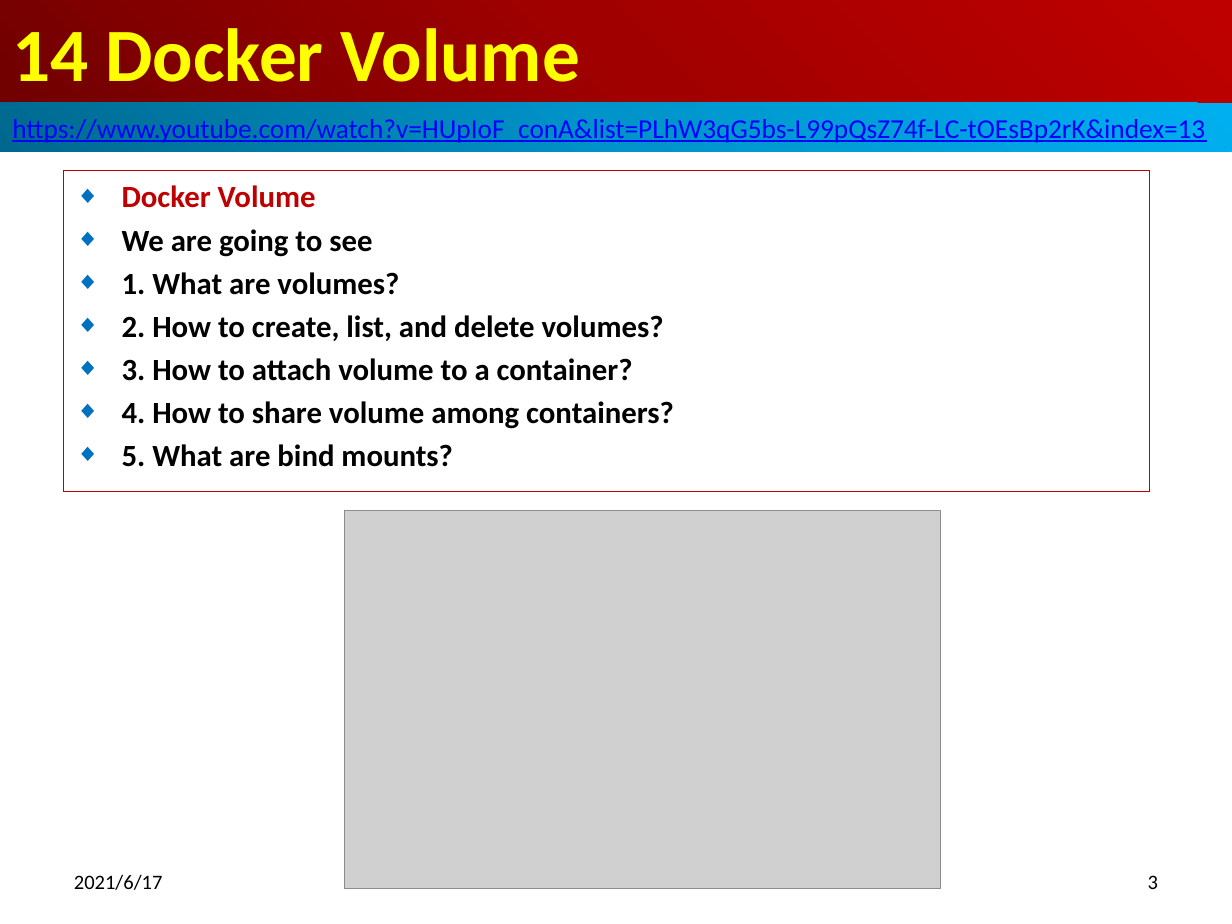
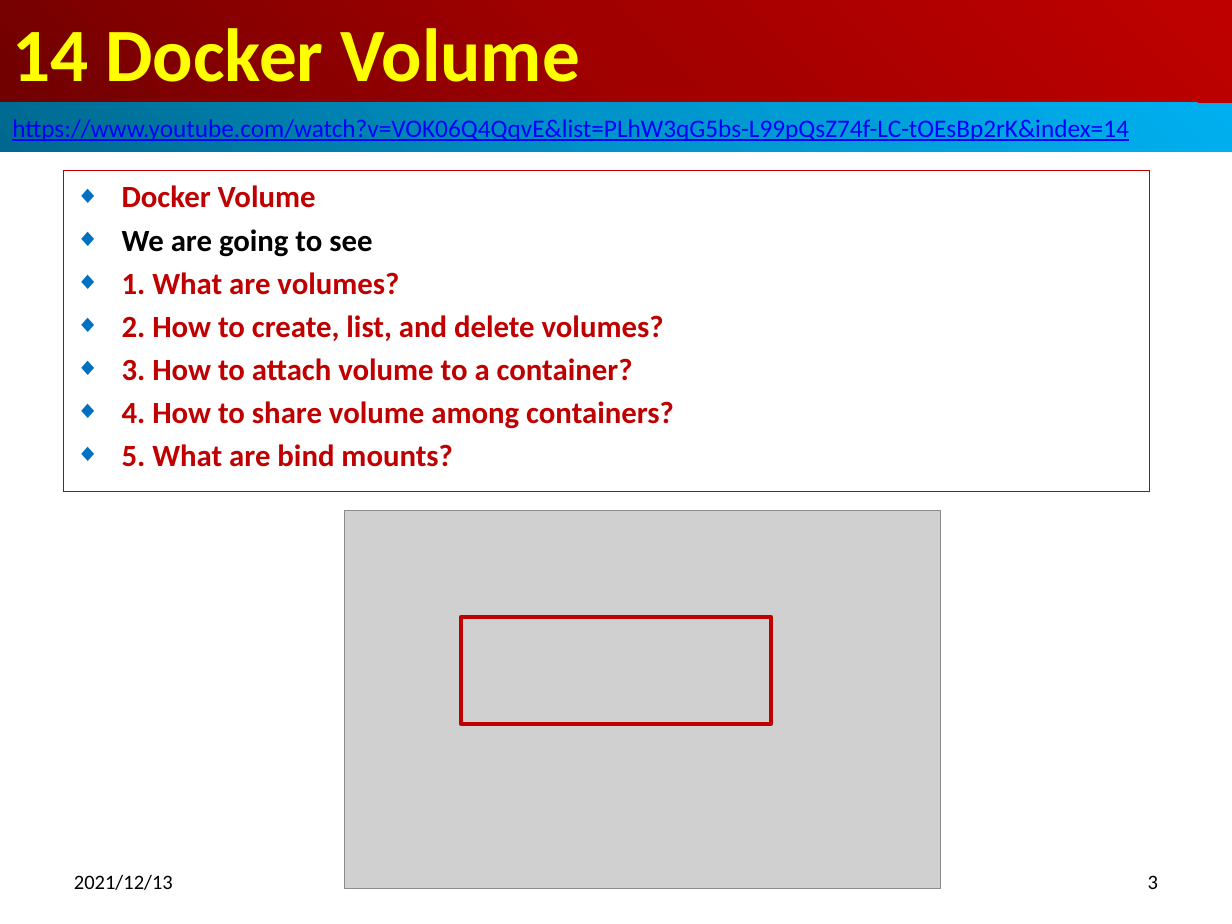
Before and after one commit to peterhchen/800-Docker, a slide deck: slide 3 of 14_DockerVolume.pptx. Drawn at 1232x924 pixels with LibreOffice and Linux fonts; fonts in the diff are those of the drawing; grey boxes stand for pictures. Boxes give left, top, right and bottom in pixels: in the first picture for what was removed or moved away, otherwise in the second. Text is boxed around its words. In the diff, an @@ line names an element or a change of style, - is before the commit and + after.

```diff
--- a/14_DockerVolume.pptx
+++ b/14_DockerVolume.pptx
@@ text in rectangle at [12,116,1129,143]: text changed; size 16 to 14.8 pt @@
-https://www.youtube.com/watch?v=HUpIoF_conA&list=PLhW3qG5bs-L99pQsZ74f-LC-tOEsBp2rK&index=13
+https://www.youtube.com/watch?v=VOK06Q4QqvE&list=PLhW3qG5bs-L99pQsZ74f-LC-tOEsBp2rK&index=14
@@ subtitle at [122,272,674,467]: text colour #000000 to #C00000 in "1. What are volumes?", "2. How to create, list, and delete ...", "3. How to attach volume to a ...", "4. How to share volume among containers?" and 1 more places @@
@@ rectangle added at [461,617,771,724], outline #C00000 2 pt @@
@@ text at [74,874,173,890]: text changed @@
-2021/6/17
+2021/12/13
```
Also in this commit, not shown: 47 other slides changed, 3 slides added, 1 slide removed, 2 other files.
